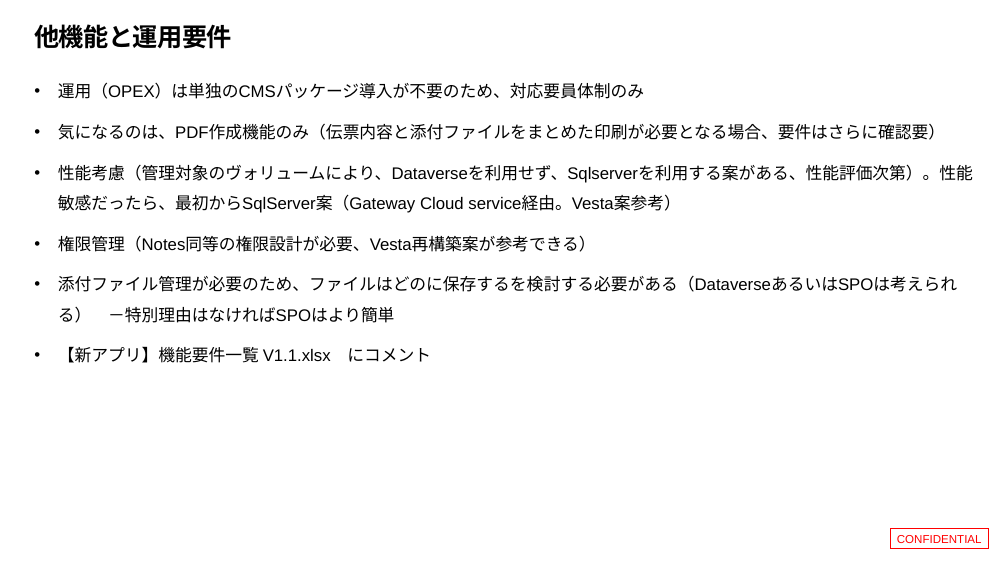
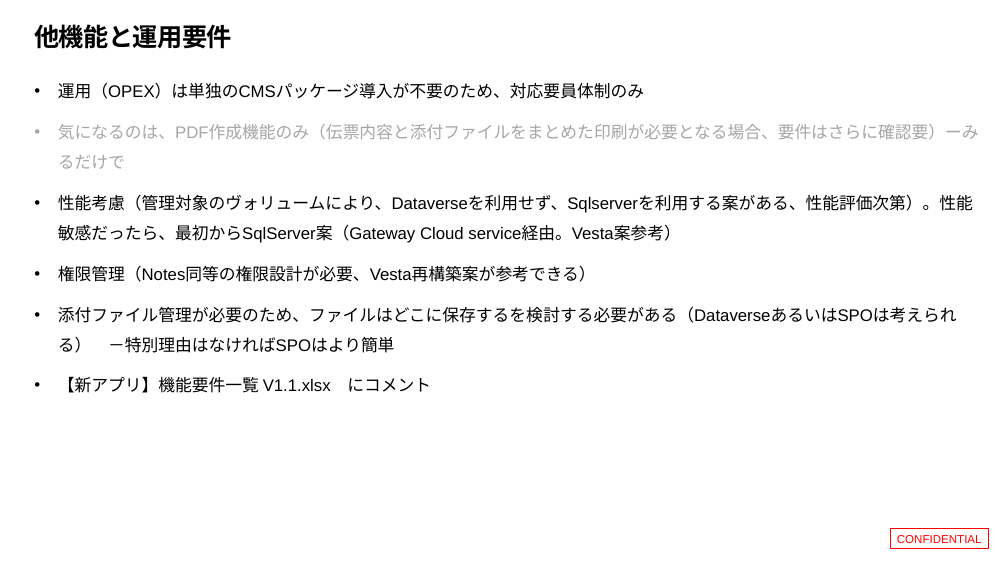
Before and after one commit to 0494938/Notes--CMS-Online, a slide deck: slide 6 of Notesアプリ刷新プロジェクト_要件整理フェーズ_製品仕様書管理_ソリューション（GCJ）.pptx. Drawn at 1008x567 pixels with LibreOffice and Linux fonts; fonts in the diff are those of the drawing; background and template pictures are left out. Boxes give left, top, right and bottom in pixels: in the first picture for what was removed or moved away, otherwise in the second. Text is boxed around its words. In the diff, an @@ line names an element or a change of style, - is before the commit and + after.

```diff
--- a/Notesアプリ刷新プロジェクト_要件整理フェーズ_製品仕様書管理_ソリューション（GCJ）.pptx
+++ b/Notesアプリ刷新プロジェクト_要件整理フェーズ_製品仕様書管理_ソリューション（GCJ）.pptx
@@ text at bbox=[58, 124, 979, 169]: text changed; text colour #000000 to #A6A6A6 @@
-• 気になるのは、PDF作成機能のみ（伝票内容と添付ファイルをまとめた印刷が必要となる場合、要件はさらに確認要）
+• 気になるのは、PDF作成機能のみ（伝票内容と添付ファイルをまとめた印刷が必要となる場合、要件はさらに確認要）ーみるだけで
@@ text at bbox=[58, 306, 957, 353]: text changed @@
-• 添付ファイル管理が必要のため、ファイルはどのに保存するを検討する必要がある（DataverseあるいはSPOは考えられる） －特別理由はなければSPOはより簡単
+• 添付ファイル管理が必要のため、ファイルはどこに保存するを検討する必要がある（DataverseあるいはSPOは考えられる） －特別理由はなければSPOはより簡単
```
Also in this commit, not shown: 4 other slides changed, 4 other files.
